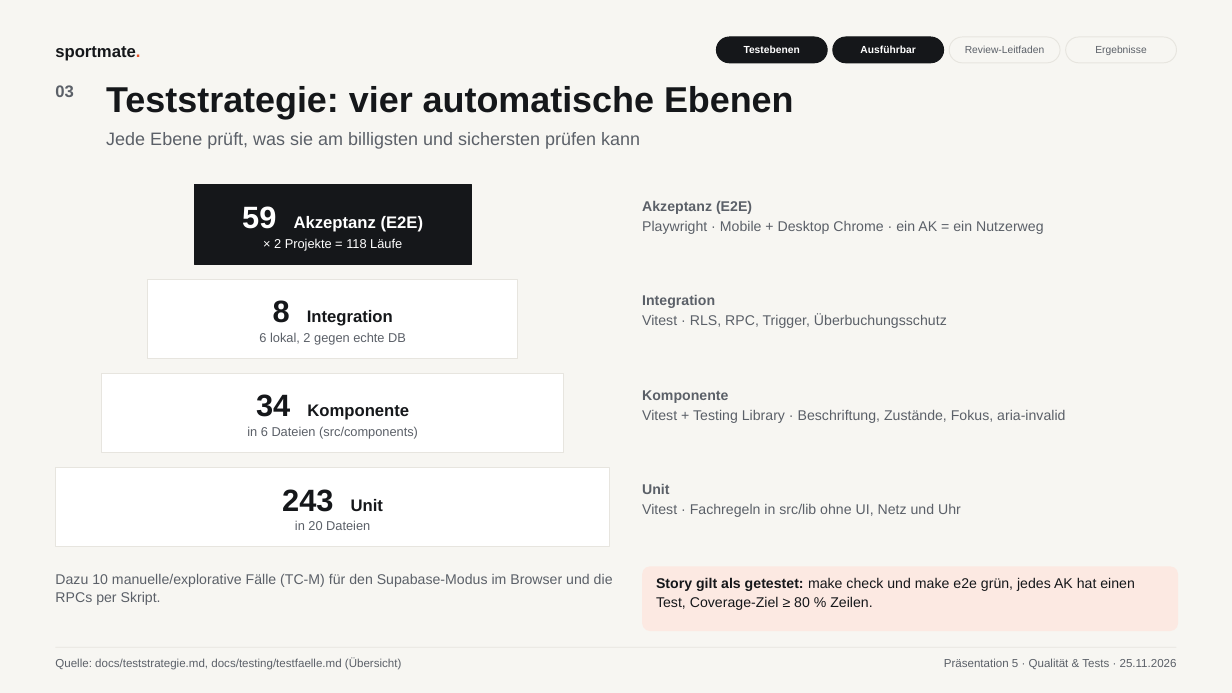
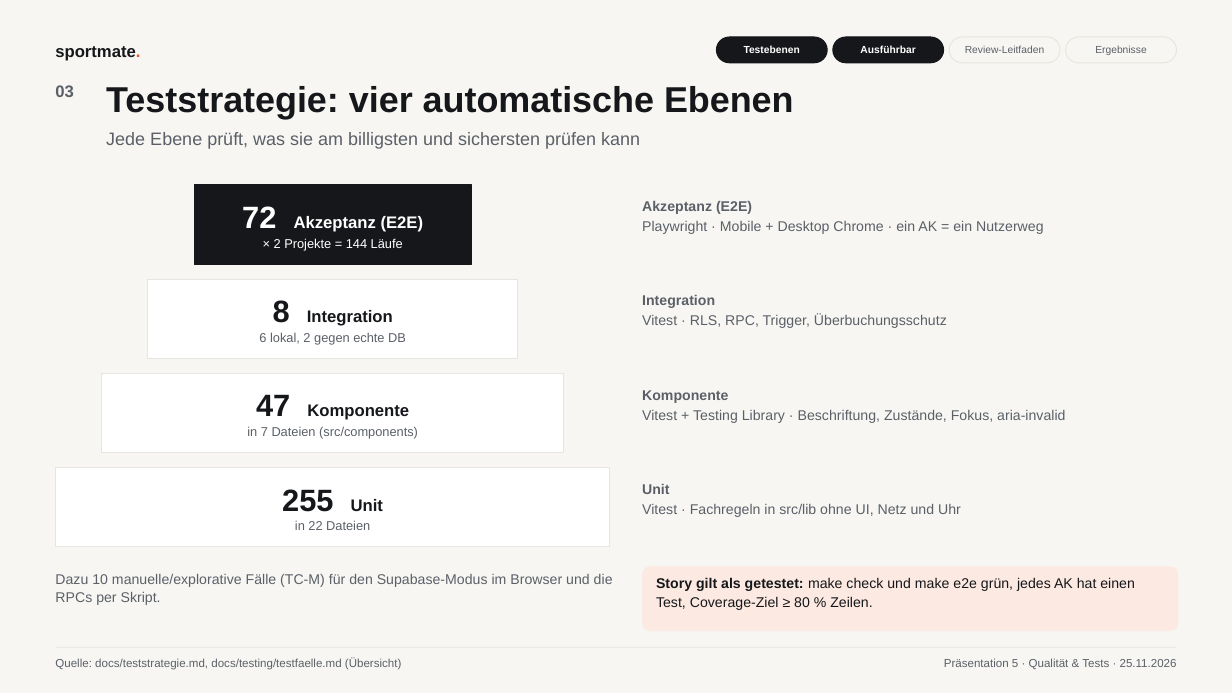
Before and after one commit to Paulo-Temme/SportMate, a slide deck: slide 3 of abgabe/praesentation-5/SportMate_P5_Qualitaet_und_Tests.pptx. Drawn at 1232x693 pixels with LibreOffice and Linux fonts; fonts in the diff are those of the drawing. Boxes give left, top, right and bottom in pixels: in the first picture for what was removed or moved away, otherwise in the second. Text is boxed around its words. In the diff, an @@ line names an element or a change of style, - is before the commit and + after.

```diff
--- a/abgabe/praesentation-5/SportMate_P5_Qualitaet_und_Tests.pptx
+++ b/abgabe/praesentation-5/SportMate_P5_Qualitaet_und_Tests.pptx
@@ text at (242,206,424,232): text changed @@
-59 Akzeptanz (E2E)
+72 Akzeptanz (E2E)
@@ text at (274,238,403,250): text changed @@
-× 2 Projekte = 118 Läufe
+× 2 Projekte = 144 Läufe
@@ text at (256,394,409,420): text changed @@
-34 Komponente
+47 Komponente
@@ text at (247,426,418,439): text changed @@
-in 6 Dateien (src/components)
+in 7 Dateien (src/components)
@@ text at (282,489,383,512): text changed @@
-243 Unit
+255 Unit
@@ text at (295,520,370,530): text changed @@
-in 20 Dateien
+in 22 Dateien
```
Also in this commit, not shown: 4 other slides changed, 3 other files.
